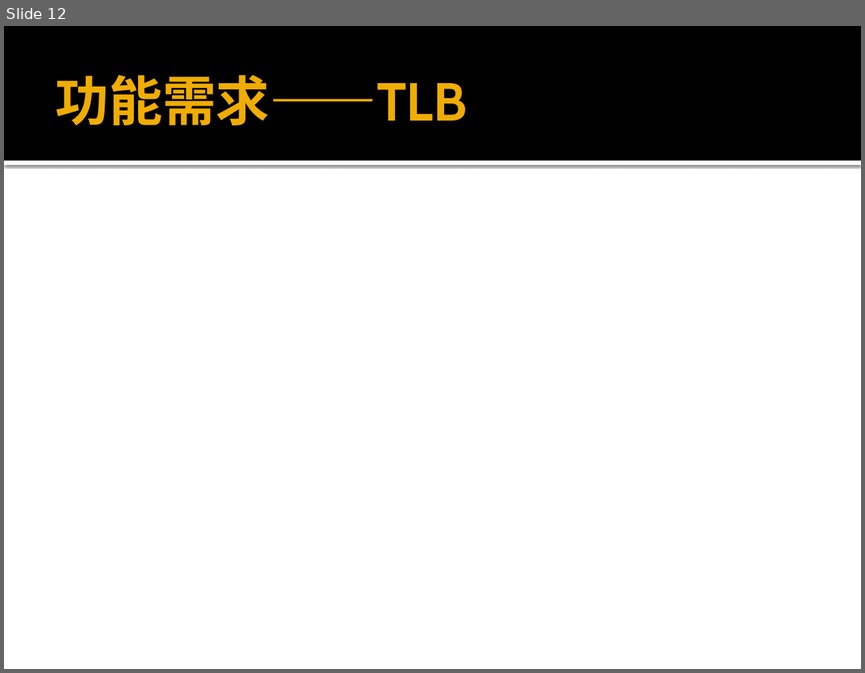
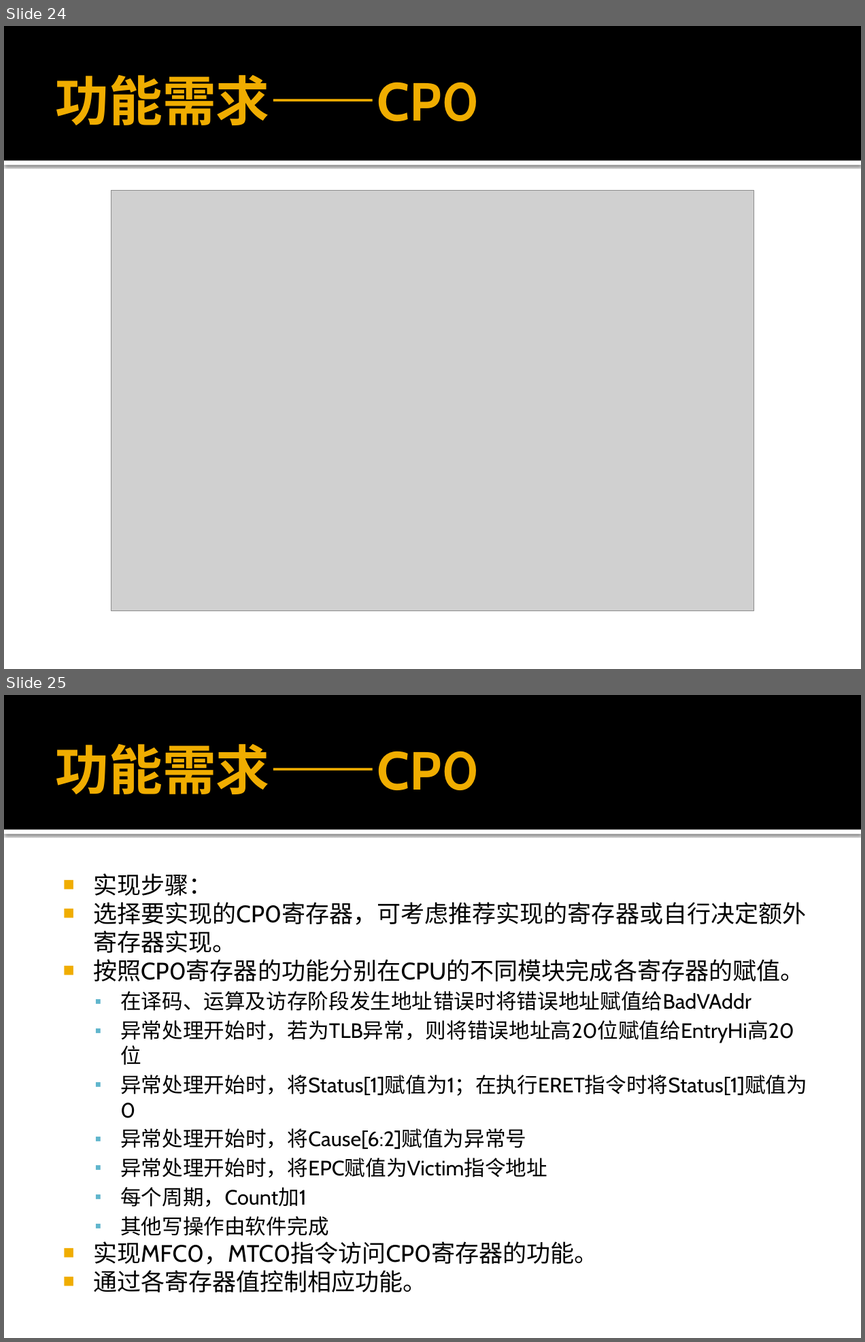
Before and after one commit to xwj95/Atom, a slide deck: report/requirement/32位MIPS综合实验项目需求分析.pptx. Shown one above the other, each under a label of ours: slide 12 before the commit, slides 24 and 25 after it. The pictures are 865x673 and 865x1342 pixels, drawn with LibreOffice and Linux fonts; fonts in the diff are those of the drawing; grey boxes stand for pictures. Boxes give left, top, right and bottom in pixels: in the first picture for what was removed or moved away, otherwise in the second. Text is boxed around its words. In the diff, an @@ line names an element or a change of style, - is before the commit and + after.

Commit message:
需求分析PPT第一稿

```diff
--- a/report/requirement/32位MIPS综合实验项目需求分析.pptx
+++ b/report/requirement/32位MIPS综合实验项目需求分析.pptx
@@ slide 25 added at (4,695,861,1338), background #FFFFFF; not listed: 2 template elements that a slide beside it also shows @@
@@ title added at (56,744,479,794), 45 pt, text #F0AD00, bold @@
+功能需求——CP0
@@ text added at (93,873,807,1292), 17.5 pt, text #000000 @@
+■ 实现步骤：
+■ 选择要实现的CP0寄存器，可考虑推荐实现的寄存器或自行决定额外寄存器实现。
+■ 按照CP0寄存器的功能分别在CPU的不同模块完成各寄存器的赋值。
+  ▪ 在译码、运算及访存阶段发生地址错误时将错误地址赋值给BadVAddr
+  ▪ 异常处理开始时，若为TLB异常，则将错误地址高20位赋值给EntryHi高20位
+  ▪ 异常处理开始时，将Status[1]赋值为1；在执行ERET指令时将Status[1]赋值为0
+  ▪ 异常处理开始时，将Cause[6:2]赋值为异常号
+  ▪ 异常处理开始时，将EPC赋值为Victim指令地址
+  ▪ 每个周期，Count加1
+  ▪ 其他写操作由软件完成
+■ 实现MFC0，MTC0指令访问CP0寄存器的功能。
+■ 通过各寄存器值控制相应功能。
@@ what was slide 12 is now slide 24 @@
@@ slide 24 changed as well @@
@@ title at (56,75,479,125): text changed @@
-功能需求——TLB
+功能需求——CP0
@@ picture added at (111,190,753,610) @@
```
Also in this commit, not shown: 20 other slides changed, 21 other slides added, 1 slide removed.
